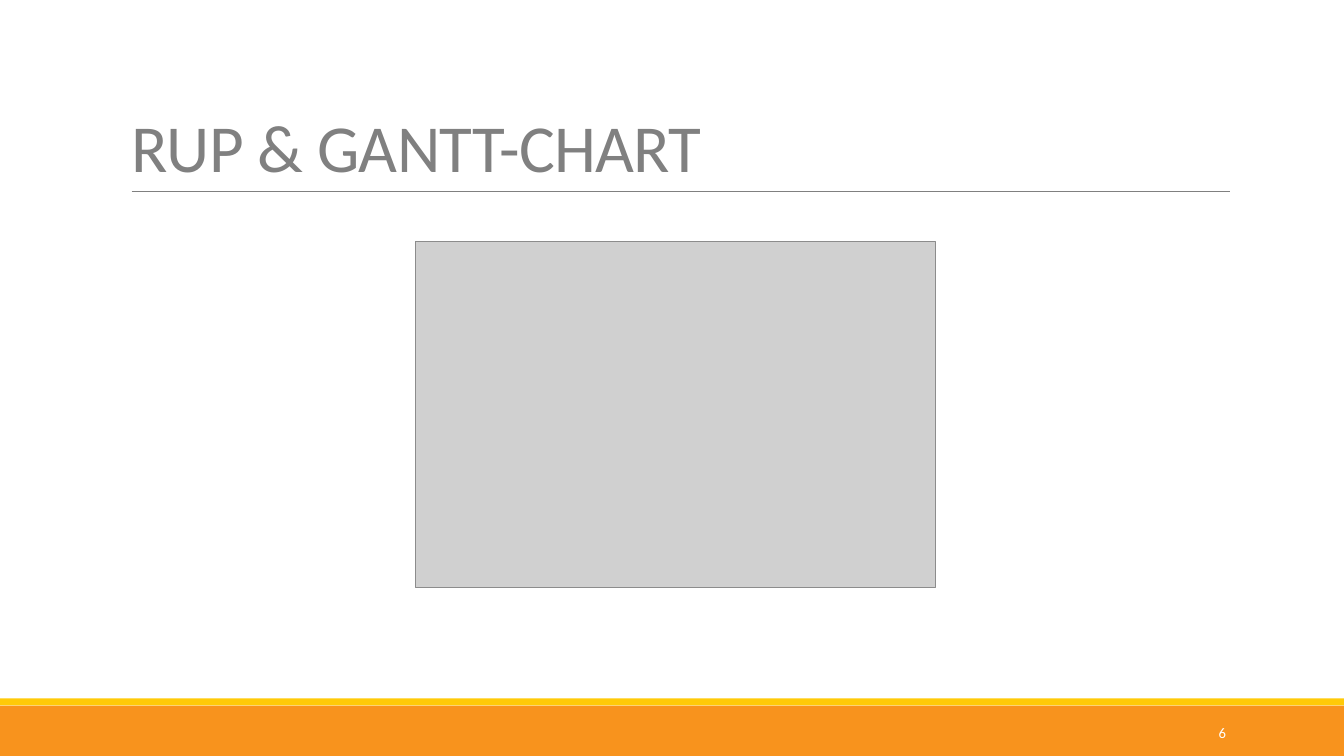
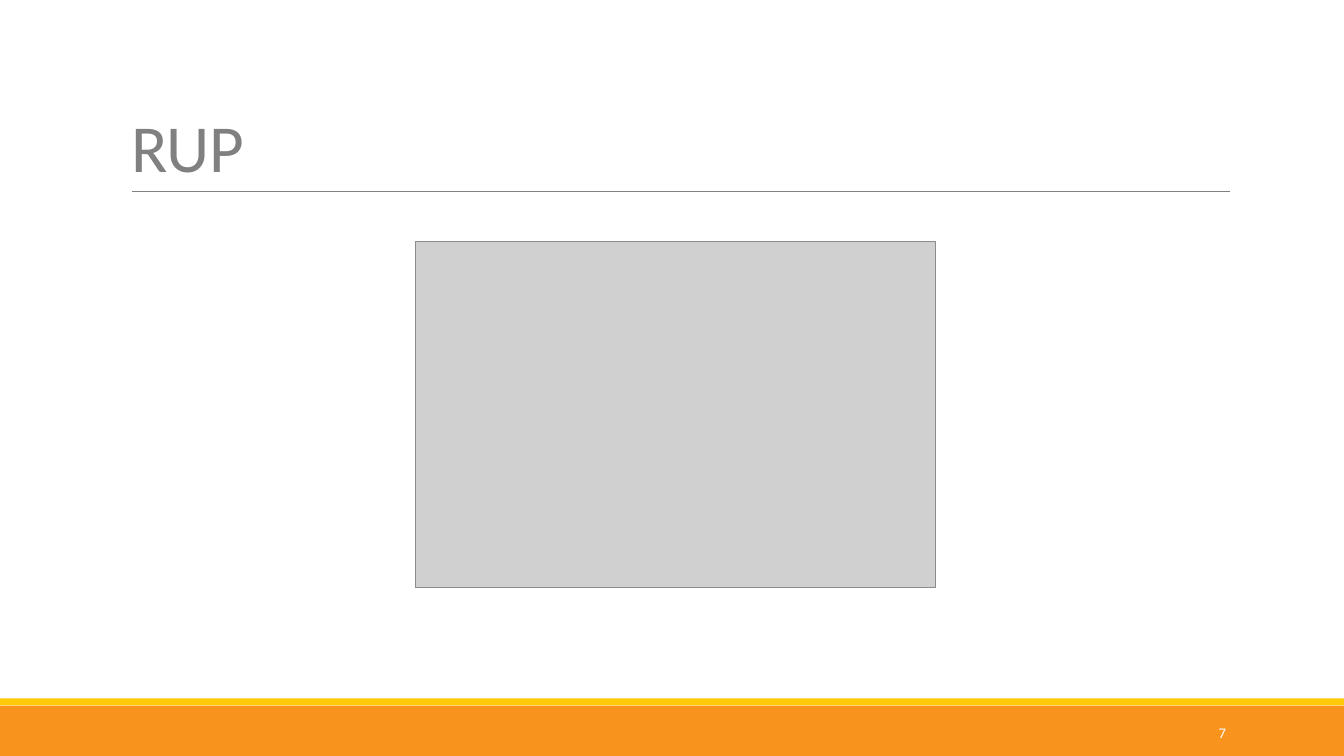
Before and after one commit to nappydevelopment/Nappy-the-ingenious-docs, a slide deck: slide 7 of presentation/Final/Final.pptx (slide 6 before the commit). Drawn at 1344x756 pixels with LibreOffice and Linux fonts; fonts in the diff are those of the drawing; grey boxes stand for pictures. Boxes give left, top, right and bottom in pixels: in the first picture for what was removed or moved away, otherwise in the second. Text is boxed around its words. In the diff, an @@ line names an element or a change of style, - is before the commit and + after.

```diff
--- a/presentation/Final/Final.pptx
+++ b/presentation/Final/Final.pptx
@@ title at [131,129,244,173]: text changed @@
-RUP & GANTT-CHART
+RUP
@@ page number at [1219,728,1226,738]: text changed @@
-6
+7
```
Also in this commit, not shown: 8 other slides changed, 2 slides added, 1 other file.
